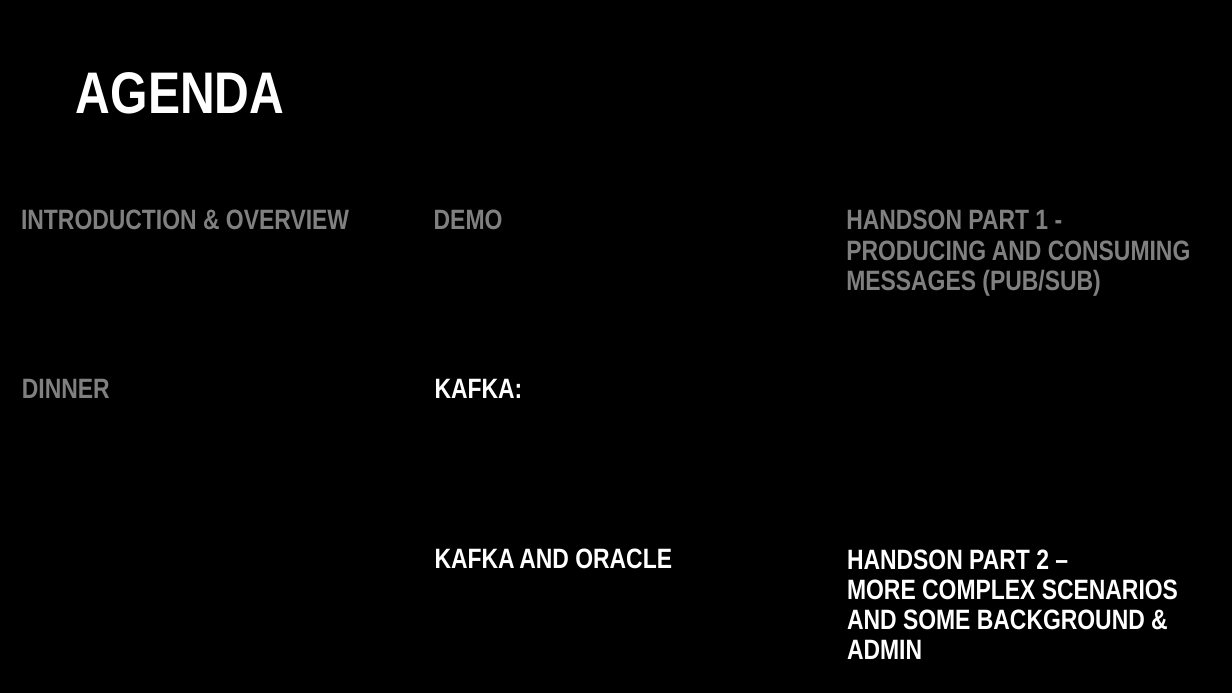
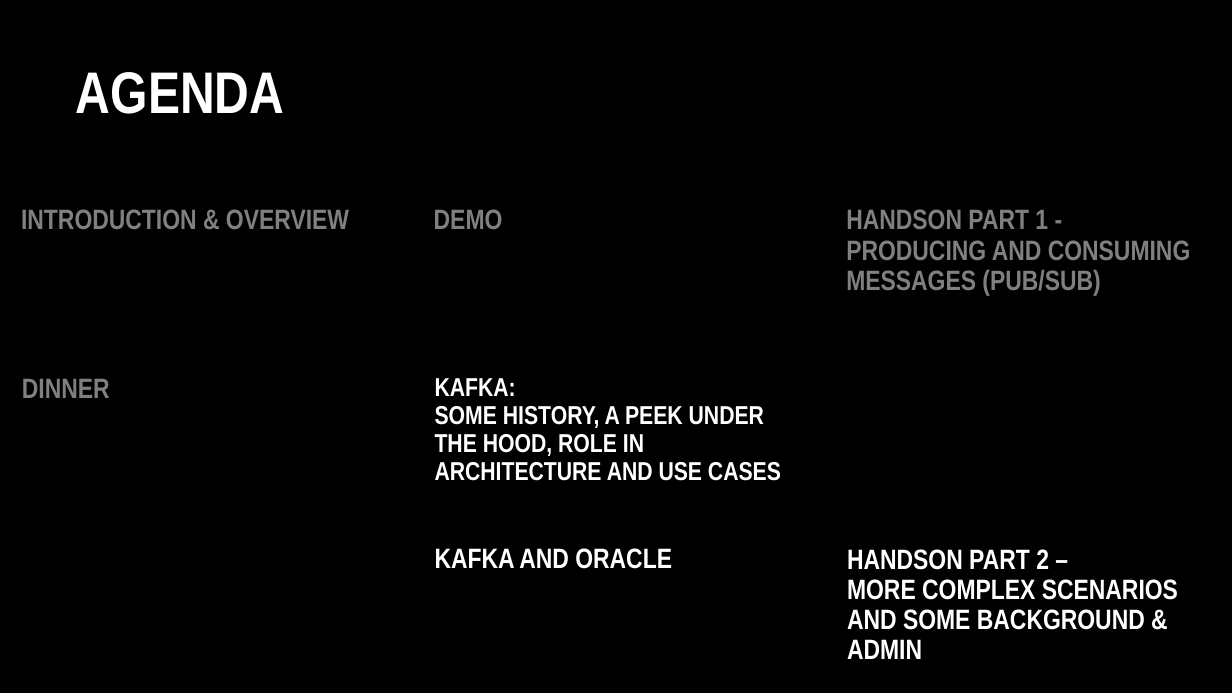
Before and after one commit to MaartenSmeets/kafka-workshop, a slide deck: slide 17 of Kafka_SIG_09feb2017.pptx. Drawn at 1232x693 pixels with LibreOffice and Linux fonts; fonts in the diff are those of the drawing; background and template pictures are left out. Boxes give left, top, right and bottom in pixels: in the first picture for what was removed or moved away, otherwise in the second. Text is boxed around its words. In the diff, an @@ line names an element or a change of style, - is before the commit and + after.

Commit message:
Adding slides on under the hood details (consuming, producing, partitioning, cluster). ecosystem - connect, streams, confluent
Still TODO:
some architecture

```diff
--- a/Kafka_SIG_09feb2017.pptx
+++ b/Kafka_SIG_09feb2017.pptx
@@ text at <box>435,378,781,481</box>: text changed; size 31 to 28.7 pt @@
-KAFKA:
+KAFKA:
+SOME HISTORY, A PEEK UNDER THE HOOD, ROLE IN ARCHITECTURE AND USE CASES
```
Also in this commit, not shown: 6 other slides changed, 9 slides added, 3 slides removed.
